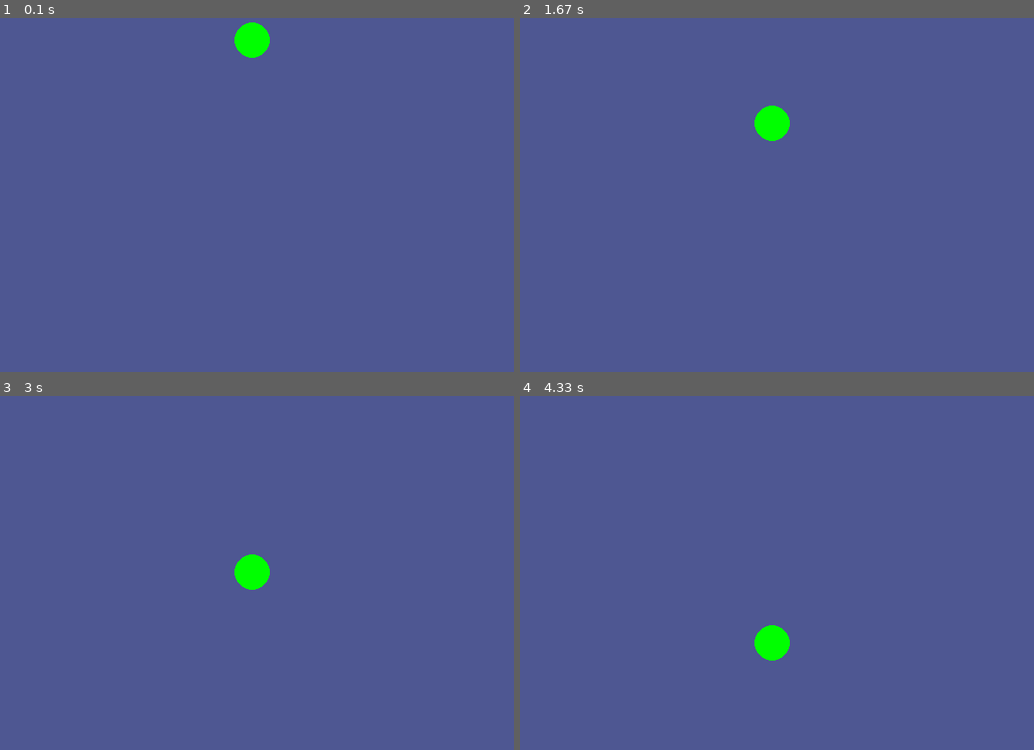
Above: before the commit, frames 1-4 (two rows, left to right).
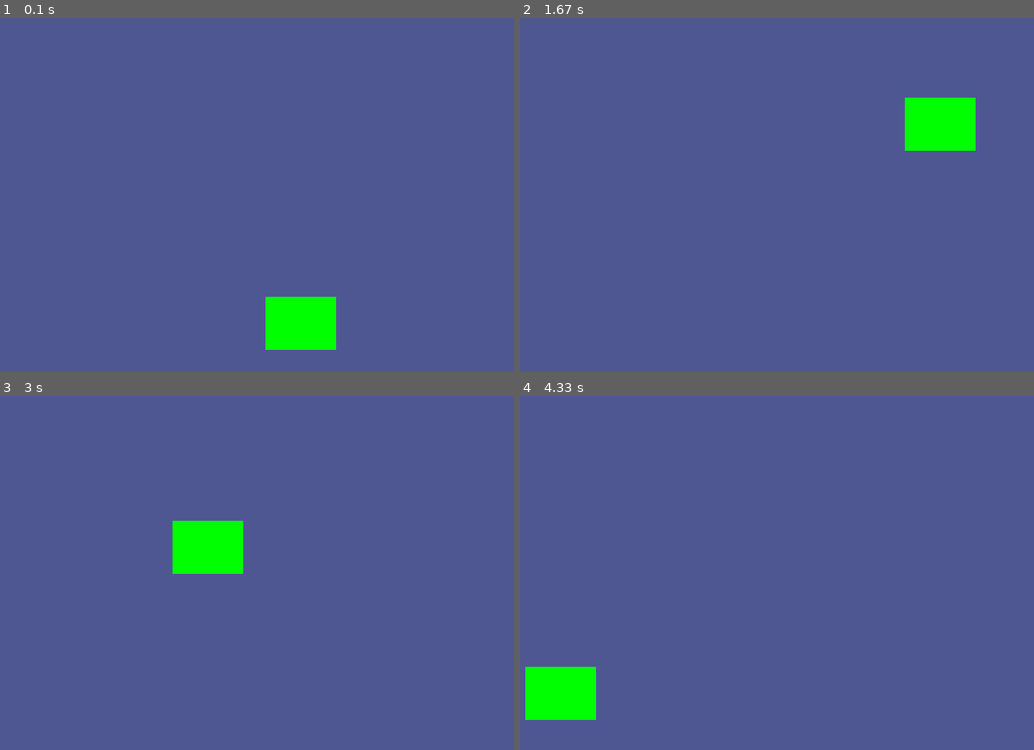
Above: after the commit, the same moments.

Repository: damianp91/clase_pygame
Game: pygame game, started from src/main.py
Same seed, same stepped clock (60 frames per second), same inputs: the game is played once before the commit and once after it.
Inputs:
- Up to frame 1 (0.1 s): no input
- Up to frame 2 (1.67 s): no input
- Up to frame 3 (3 s): no input
- Up to frame 4 (4.33 s): no input

The runs differ from the first frame. In frame 1, 2.6% of the frame differs, in the area x 45-66%, y 1-94%; in frame 2, 2.6%; in frame 3, 2.5%; in frame 4, 2.6%.

Commit message:
movimiento ok, ahora agregar diccionario

Diff:
--- a/src/main.py
+++ b/src/main.py
@@ -1,33 +1,30 @@
 import pygame, sys
+from settings import *
 
-WIDTH = 600
-HEIGHT = 400
-center_x = WIDTH // 2
-center_y = HEIGHT // 2
-center_screen = (center_x, center_y)
+
 
 pygame.init() # Inicializar pygame
 
 clock = pygame.time.Clock()
-FPS = 60
 
 display = pygame.display.set_mode((WIDTH, HEIGHT)) # Tamaño de la pantalla recomendable sus valores como global asi no se use este comcepto en python
 pygame.display.set_caption("Juego de prueba.")
-color = display.fill((78, 87, 146)) # Color a la pantalla principal
 
 #rect_1 = pygame.rect.Rect(100, 80, 200, 200) # Para dibujar un rectangulo, los dos primeros en desde donde comienza y lo otros el tamaño del rectan.
 #rect_1.center = center_screen
 #rect_2 = (300, 150, 120, 90) # lo mismo pero en tupla (construccion)
 
 # Movimiento
-y = 20
-soil = HEIGHT - 20
 
 # Superficies
 #calco = pygame.Surface((100, 50))
 #calco.fill((0, 0, 255))
 #rec_calco = calco.get_rect()
 
+y = 300
+scuare = pygame.Rect(300, y, 80, 60)
+gravity_y = True
+gravity_x = True
 
 while True:
 
@@ -40,19 +37,37 @@
             pygame.quit() # Esta es la inversa de pygame.init aca avisamos que vamos a salir del programa
             sys.exit() # Al momento de dar x a la pantalla va a salir sin mostrar error
 
-    if(y <= soil):
-        y += 1
+
+    if gravity_y:
+        if scuare.bottom <= HEIGHT:
+            scuare.top += SPEED
+        else:
+            gravity_y = not gravity_y
     else:
-        y
+        if scuare.top >= 0:
+            scuare.top -= SPEED
+        else:
+            gravity_y = not gravity_y
 
-    print(y)
+    if gravity_x:
+        if scuare.right <= WIDTH:
+            scuare.right += SPEED
+        else:
+            gravity_x = not gravity_x
+    else:
+        if scuare.left >= 0:
+            scuare.left -= SPEED
+        else:
+            gravity_x = not gravity_x
+
         # Esto es para ver figuras y como construirlas
         #-----> Actualiza los elementos
         #pygame.draw.rect(display, (255, 0, 0),rect_1, 3)
         #pygame.draw.rect(display, (0, 255, 0),rect_2)
 
-    display.fill((78, 87, 146))
-    pygame.draw.circle(display, (0, 255, 0), (center_x, y), 20)
+    display.fill(costume)
+
+    pygame.draw.rect(display, green, scuare)
 
         #pygame.draw.line(display, (23, 189, 165), (0, 0), x.center, 3)
         #pygame.draw.ellipse(display, (89, 145, 111), (300, 200, 100, 150))
--- /dev/null
+++ b/src/settings.py
@@ -0,0 +1,25 @@
+
+# Screen
+WIDTH = 600
+HEIGHT = 400
+center_x = WIDTH // 2
+center_y = HEIGHT // 2
+center_screen = (center_x, center_y)
+
+
+# Motion speed
+FPS = 60
+
+
+# Speed
+SPEED = 3 # velocidad por pixeles
+
+
+#colors
+green = (0, 255, 0)
+red = (255, 0, 0)
+black = (0, 0, 0)
+yellow = (255, 255, 0)
+white = (255, 255, 255)
+blue = (0, 0, 255)
+costume = (78, 87, 146)
